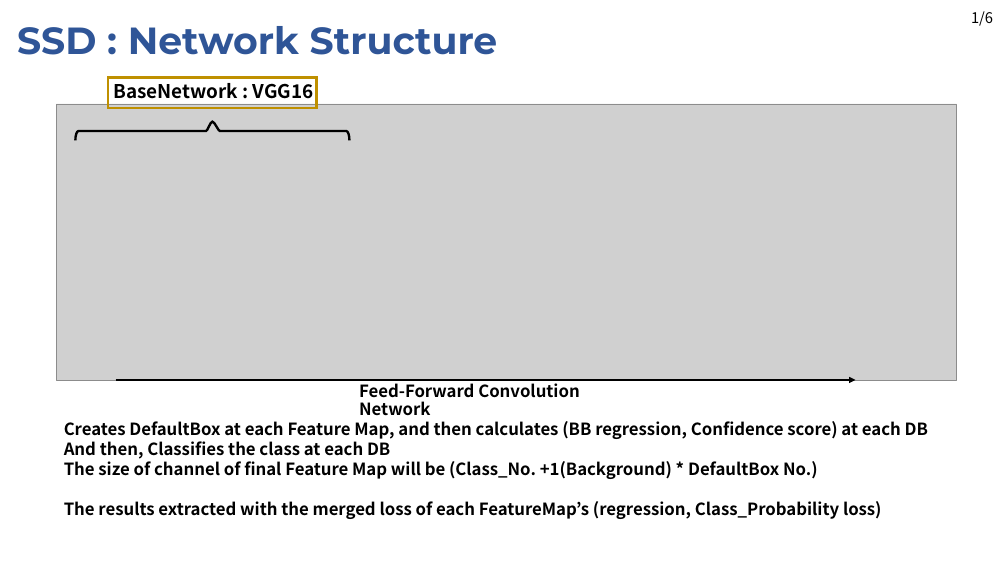
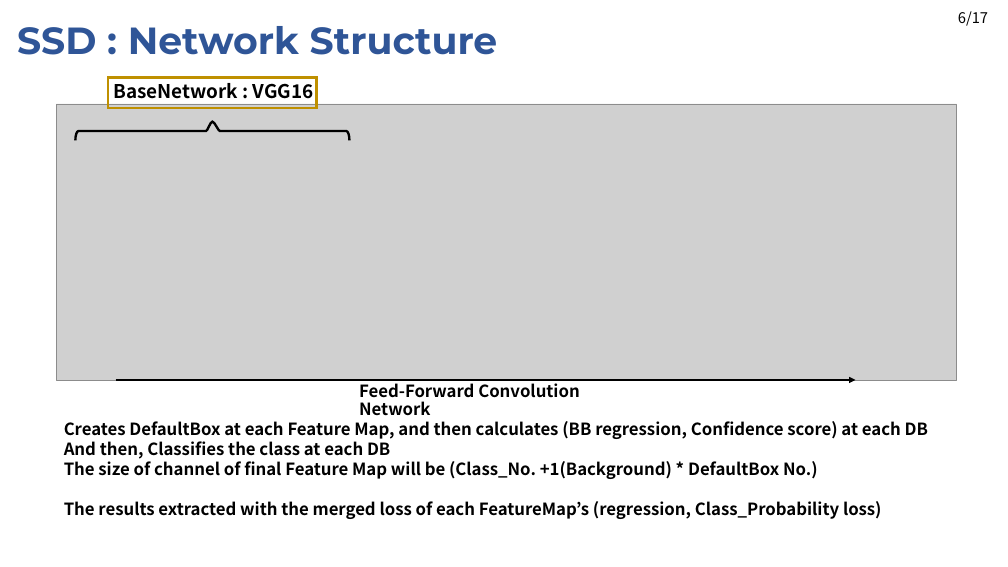
Before and after one commit to JaeHyung-Jung/Seminar_Deeplearning, a slide deck: slide 7 of 2nd_week/Seminar_2nd_week_1Stage.pptx. Drawn at 1008x567 pixels with LibreOffice and Linux fonts; fonts in the diff are those of the drawing; grey boxes stand for pictures. Boxes give left, top, right and bottom in pixels: in the first picture for what was removed or moved away, otherwise in the second. Text is boxed around its words. In the diff, an @@ line names an element or a change of style, - is before the commit and + after.

```diff
--- a/2nd_week/Seminar_2nd_week_1Stage.pptx
+++ b/2nd_week/Seminar_2nd_week_1Stage.pptx
@@ text at bbox=[958, 11, 988, 26]: text changed @@
-1/6
+6/17
```
Also in this commit, not shown: 12 other slides changed, 5 slides added, 2 slides removed.
